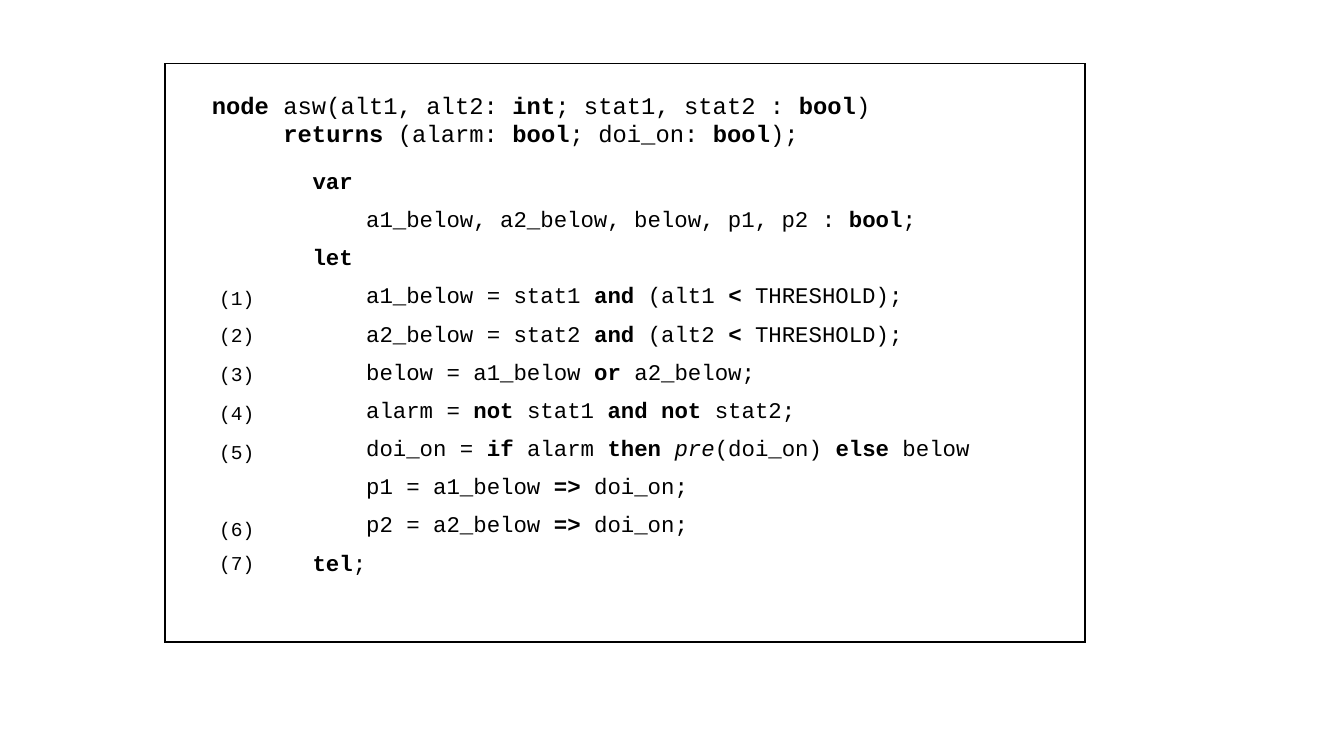
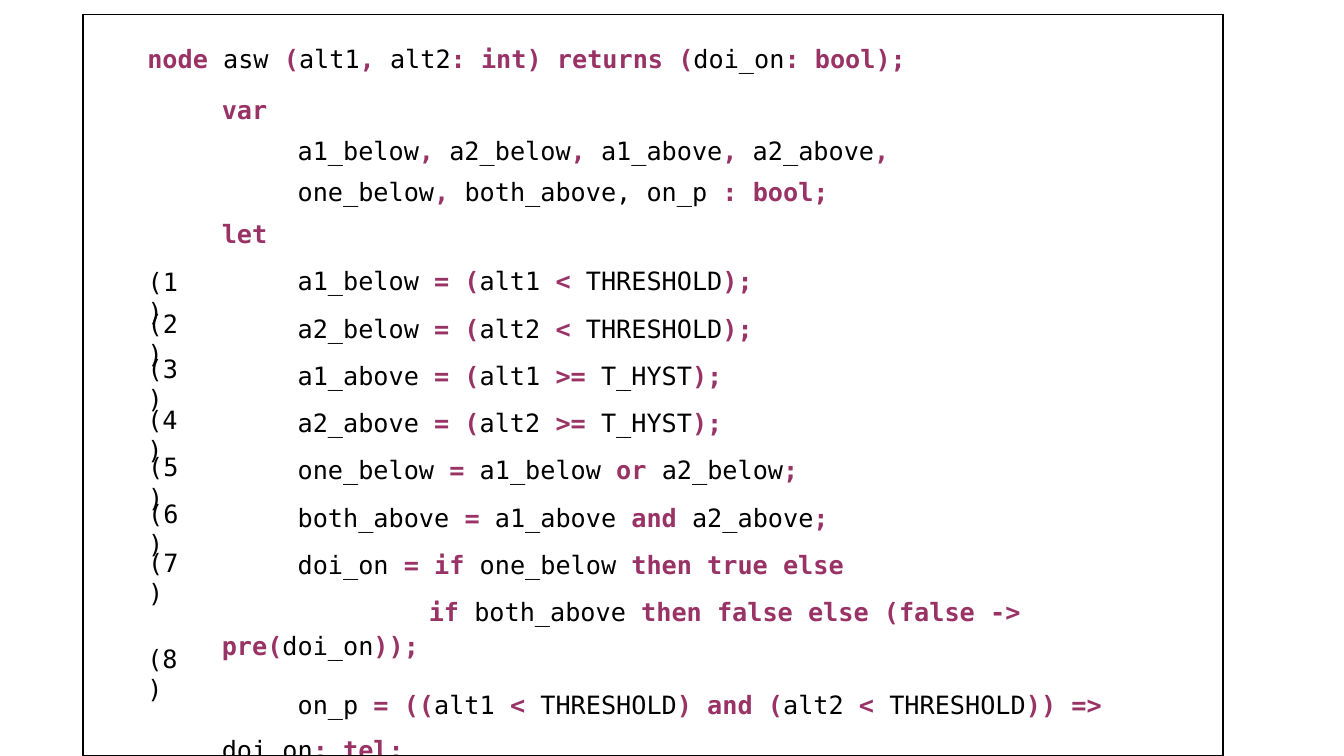
Before and after one commit to elaghs/Working, a slide deck: slide 4 of all_ivcs/all_ivcs_TEX/figs/figs.pptx (slide 3 before the commit). Drawn at 1344x756 pixels with LibreOffice and Linux fonts; fonts in the diff are those of the drawing. Boxes give left, top, right and bottom in pixels: in the first picture for what was removed or moved away, otherwise in the second. Text is boxed around its words. In the diff, an @@ line names an element or a change of style, - is before the commit and + after.

```diff
--- a/all_ivcs/all_ivcs_TEX/figs/figs.pptx
+++ b/all_ivcs/all_ivcs_TEX/figs/figs.pptx
@@ rectangle: place and size @@
-rectangle at <box>165,64,1086,642</box>
+rectangle at <box>83,14,1223,756</box>
@@ text at <box>147,47,906,74</box>: text changed; size 17 to 18 pt; font Courier New to DejaVu Sans Mono; text colour #000000 to #993366; bold on @@
-node asw(alt1, alt2: int; stat1, stat2 : bool)
-returns (alarm: bool; doi_on: bool);
+node asw (alt1, alt2: int) returns (doi_on: bool);
@@ text "var": place and size @@
-text "var" at <box>313,177,969,575</box>
+text "var" at <box>222,105,1056,718</box>
@@ text at <box>222,105,268,244</box>: size 16 to 18 pt, font Courier New to DejaVu Sans Mono, text colour #000000 to #993366 in "var", "let" @@
@@ text at <box>298,140,890,207</box>: text changed; size 16 to 18 pt; font Courier New to DejaVu Sans Mono @@
-a1_below, a2_below, below, p1, p2 : bool;
+a1_below, a2_below, a1_above, a2_above,
+one_below, both_above, on_p : bool;
@@ size 14 to 18 pt, font Courier New to DejaVu Sans Mono in 7 elements at <box>148,551,178,576</box>, <box>148,357,178,382</box>, <box>147,408,177,433</box>, <box>148,312,178,337</box>, <box>148,455,178,480</box>, <box>148,502,178,527</box>, <box>148,272,178,295</box> @@
@@ text "(1)": place and size @@
-text "(1)" at <box>219,291,254,309</box>
+text "(1)" at <box>148,272,178,295</box>
@@ text at <box>222,270,1056,718</box>: text changed; size 16 to 18 pt; font Courier New to DejaVu Sans Mono @@
-a1_below = stat1 and (alt1 < THRESHOLD);
-a2_below = stat2 and (alt2 < THRESHOLD);
-below = a1_below or a2_below;
-alarm = not stat1 and not stat2;
-doi_on = if alarm then pre(doi_on) else below
-p1 = a1_below => doi_on;
-p2 = a2_below => doi_on;
-tel;
+a1_below = (alt1 < THRESHOLD);
+a2_below = (alt2 < THRESHOLD);
+a1_above = (alt1 >= T_HYST);
+a2_above = (alt2 >= T_HYST);
+one_below = a1_below or a2_below;
+both_above = a1_above and a2_above;
+doi_on = if one_below then true else
+if both_above then false else (false -> pre(doi_on));
+on_p = ((alt1 < THRESHOLD) and (alt2 < THRESHOLD)) => doi_on; tel;
@@ text "(2)": place and size @@
-text "(2)" at <box>219,328,254,346</box>
+text "(2)" at <box>148,312,178,337</box>
@@ text "(3)": place and size @@
-text "(3)" at <box>219,367,254,385</box>
+text "(3)" at <box>148,357,178,382</box>
@@ text "(4)": place and size @@
-text "(4)" at <box>219,406,254,424</box>
+text "(4)" at <box>147,408,177,433</box>
@@ text "(5)": place and size @@
-text "(5)" at <box>219,446,254,463</box>
+text "(5)" at <box>148,455,178,480</box>
@@ text "(6)": place and size @@
-text "(6)" at <box>219,522,254,540</box>
+text "(6)" at <box>148,502,178,527</box>
@@ text "(7)": place and size @@
-text "(7)" at <box>219,556,254,574</box>
+text "(7)" at <box>148,551,178,576</box>
@@ text added at <box>147,649,177,672</box>, 18 pt, text #000000 @@
+(8)
```
Also in this commit, not shown: 1 other slide changed, 1 slide added, 3 other files.
